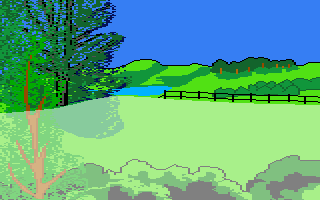
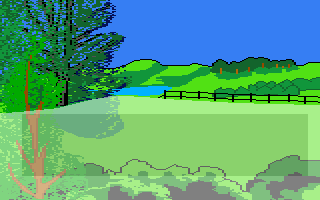
Layers edited between the first and the second 320×200 image:
painted on "mask" over [22, 96, 308, 176]
painted on "tree" over [0, 35, 86, 200]
painted on "background" over [100, 102, 113, 134]
